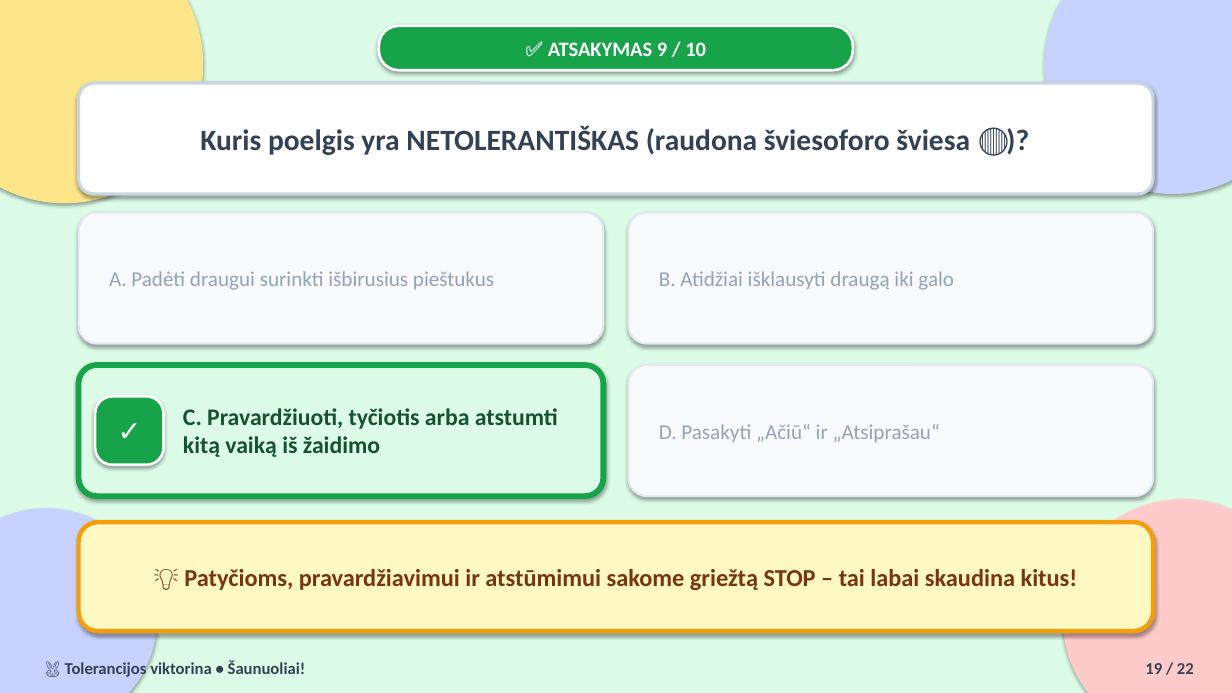
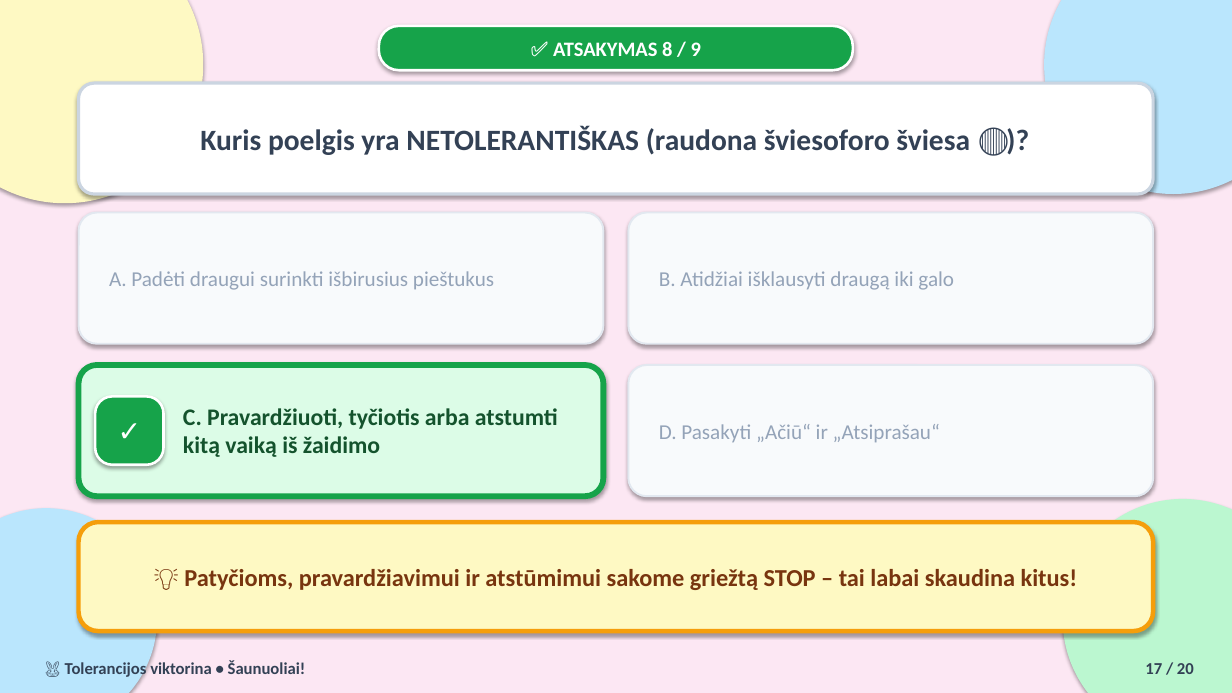
Before and after one commit to Artiomkalinin/tolerancijos-diena, a slide deck: slide 17 of Tolerancijos_viktorina.pptx (slide 19 before the commit). Drawn at 1232x693 pixels with LibreOffice and Linux fonts; fonts in the diff are those of the drawing. Boxes give left, top, right and bottom in pixels: in the first picture for what was removed or moved away, otherwise in the second. Text is boxed around its words. In the diff, an @@ line names an element or a change of style, - is before the commit and + after.

```diff
--- a/Tolerancijos_viktorina.pptx
+++ b/Tolerancijos_viktorina.pptx
@@ background #DCFCE7 to #FCE7F3 @@
@@ ellipse at (0,0,203,203): fill #FDE68A to #FEF9C3 @@
@@ ellipse at (1044,0,1232,194): fill #C7D2FE to #BAE6FD @@
@@ text at (553,42,701,56): text changed @@
-✅ ATSAKYMAS 9 / 10
+✅ ATSAKYMAS 8 / 9
@@ ellipse at (0,508,157,693): fill #C7D2FE to #BAE6FD @@
@@ ellipse at (1063,499,1232,693): fill #FECACA to #BBF7D0 @@
@@ text at (1145,663,1194,674): text changed @@
-19 / 22
+17 / 20
```
Also in this commit, not shown: 19 other slides changed, 2 slides removed, 3 other files.
